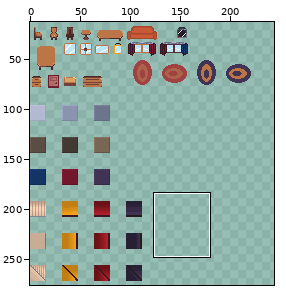
Edited in one commit: sprite sheet (assets/sprites/tileset/all_tileset.png). The first picture is a wide view before the edit; the outline marks the close-up.
Close-up. Before the commit:
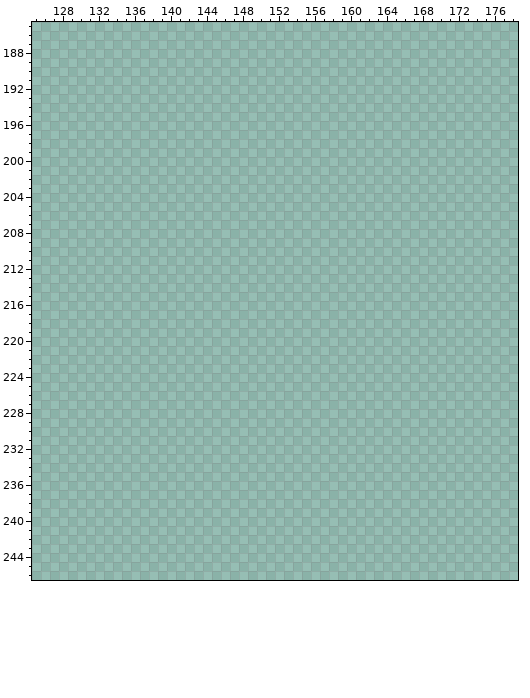
The file is 256x288 pixels. Colours within 5 levels of each other are drawn and written as one. Shown: x 125..178, y 185..246. The wide view leaves out empty margins. The commit also changed other parts of the picture, which this record leaves out.
The result:
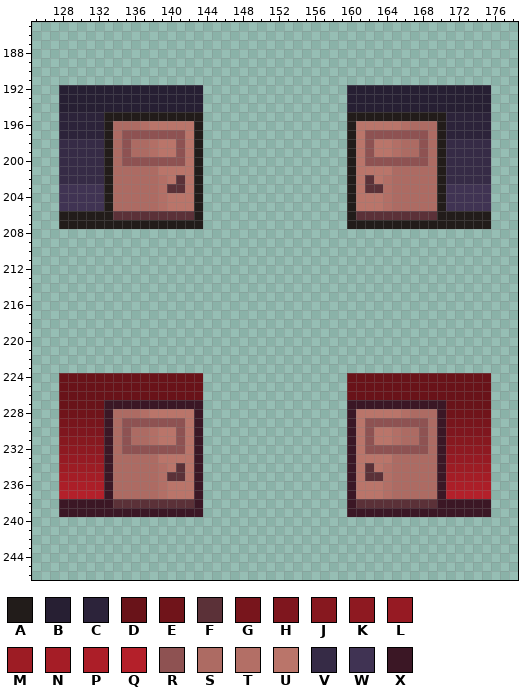
Palette (. is transparent): A #221c1a  B #271f33  C #2c233a  D #691319  E #70141a  F #5b3138  G #78151c  H #7f161e  J #87181f  K #8e1921  L #961a23  M #9d1c24  N #a51d26  P #ac1e28  Q #b4202a  R #8e5252  S #ad6b63  T #b36f66  U #ba756a  V #362b46  W #403353  X #3b1725
Changes in this commit:
Changed rows in their new state; - is an unchanged pixel.
first column x 128:
192 BBBBBBBBBBBBBBBB----------------BBBBBBBBBBBBBBBB
193 BBBBBBBBBBBBBBBB----------------BBBBBBBBBBBBBBBB
194 BBBBBBBBBBBBBBBB----------------BBBBBBBBBBBBBBBB
195 CCCCCAAAAAAAAAAA----------------AAAAAAAAAAACCCCC
196 CCCCCASSSTUUUUUA----------------AUUUUUTSSSACCCCC
197 CCCCCASRRRRRRRUA----------------AURRRRRRRSACCCCC
198 VVVVVASRSSTUURUA----------------AURUUTSSRSAVVVVV
199 VVVVVASRSSTUURUA----------------AURUUTSSRSAVVVVV
200 VVVVVASRRRRRRRUA----------------AURRRRRRRSAVVVVV
201 VVVVVASSSSSUUUUA----------------AUUUUSSSSSAVVVVV
202 VVVVVASSSSSTUFUA----------------AUFUTSSSSSAVVVVV
203 WWWWWASSSSSTFFUA----------------AUFFTSSSSSAWWWWW
204 WWWWWASSSSSTUUUA----------------AUUUTSSSSSAWWWWW
205 WWWWWASSSSSTUUUA----------------AUUUTSSSSSAWWWWW
206 AAAAAAFFFFFFFFFA----------------AFFFFFFFFFAAAAAA
207 AAAAAAAAAAAAAAAA----------------AAAAAAAAAAAAAAAA
first column x 128:
224 DDDDDDDDDDDDDDDD----------------DDDDDDDDDDDDDDDD
225 DDDDDDDDDDDDDDDD----------------DDDDDDDDDDDDDDDD
226 DDDDDDDDDDDDDDDD----------------DDDDDDDDDDDDDDDD
227 DDDDDXXXXXXXXXXX----------------XXXXXXXXXXXDDDDD
228 EEEEEXSSSTUUUUUX----------------XUUUUUTSSSXEEEEE
229 GGGGGXSRRRRRRRUX----------------XURRRRRRRSXGGGGG
230 HHHHHXSRSSTUURUX----------------XURUUTSSRSXHHHHH
231 JJJJJXSRSSTUURUX----------------XURUUTSSRSXJJJJJ
232 KKKKKXSRRRRRRRUX----------------XURRRRRRRSXKKKKK
233 LLLLLXSSSSSUUUUX----------------XUUUUSSSSSXLLLLL
234 MMMMMXSSSSSTUFUX----------------XUFUTSSSSSXMMMMM
235 NNNNNXSSSSSTFFUX----------------XUFFTSSSSSXNNNNN
236 PPPPPXSSSSSTUUUX----------------XUUUTSSSSSXPPPPP
237 QQQQQXSSSSSTUUUX----------------XUUUTSSSSSXQQQQQ
238 XXXXXXFFFFFFFFFX----------------XFFFFFFFFFXXXXXX
239 XXXXXXXXXXXXXXXX----------------XXXXXXXXXXXXXXXX
Pixel boxes of the changes (left, top, right, bottom) in both close-ups:
added: (59, 85, 203, 229)
added: (347, 85, 491, 229)
added: (59, 373, 203, 517)
added: (347, 373, 491, 517)
